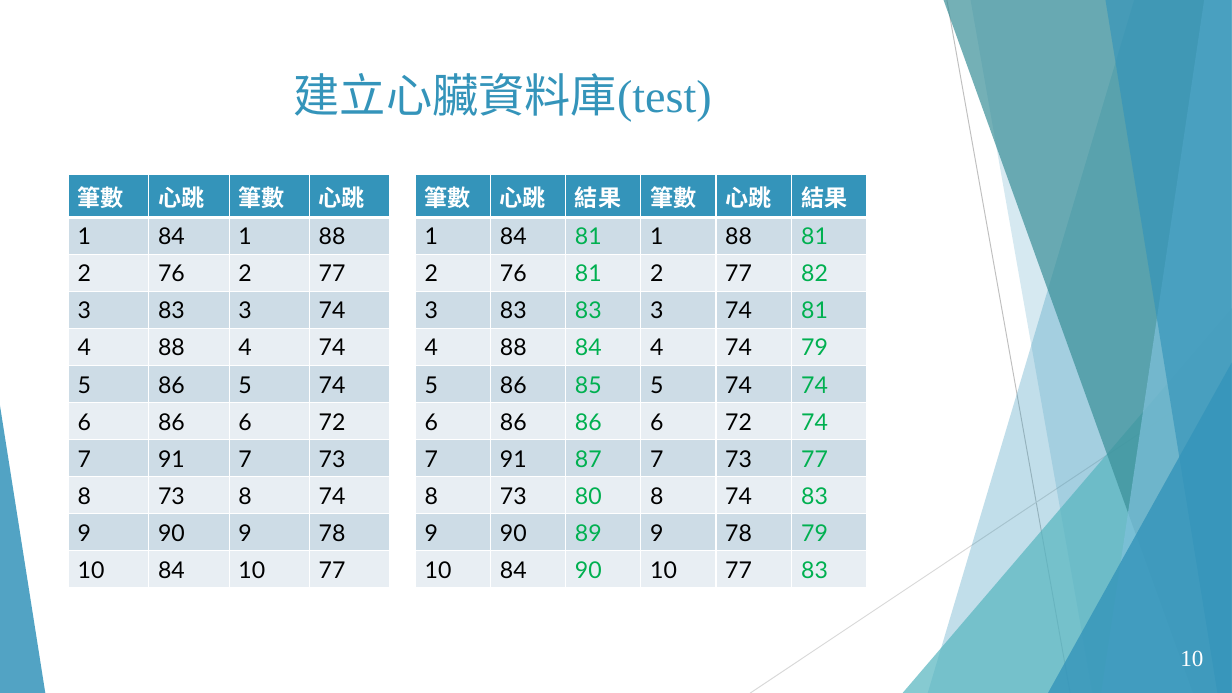
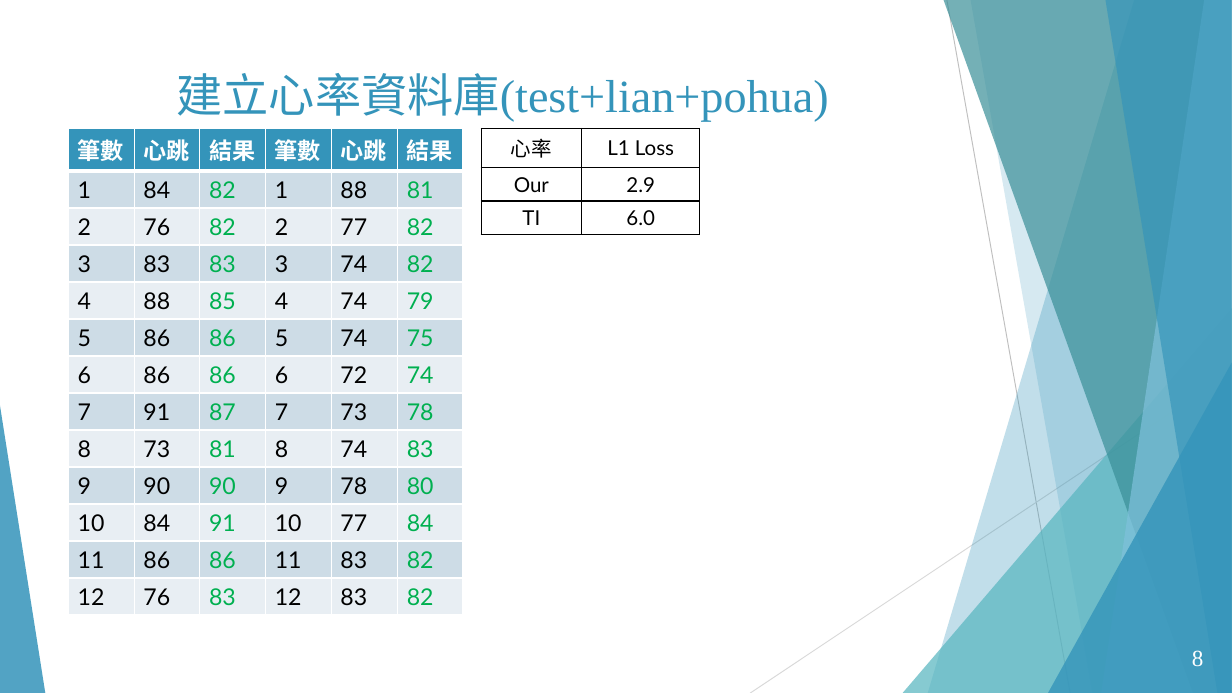
Before and after one commit to ananzeng/mmwave_vsd, a slide deck: slide 8 of 資料庫分析.pptx (slide 10 before the commit). Drawn at 1232x693 pixels with LibreOffice and Linux fonts; fonts in the diff are those of the drawing; background and template pictures are left out. Boxes give left, top, right and bottom in pixels: in the first picture for what was removed or moved away, otherwise in the second. Text is boxed around its words. In the diff, an @@ line names an element or a change of style, - is before the commit and + after.

```diff
--- a/資料庫分析.pptx
+++ b/資料庫分析.pptx
@@ title at [176, 73, 828, 122]: text changed @@
-建立心臟資料庫(test)
+建立心率資料庫(test+lian+pohua)
@@ table at [68, 128, 462, 610] @@
-row 2, column 3: 81
+row 2, column 3: 82
-row 3, column 3: 81
+row 3, column 3: 82
-row 4, column 6: 81
+row 4, column 6: 82
-row 5, column 3: 84
+row 5, column 3: 85
-row 6, column 3: 85
+row 6, column 3: 86
-row 6, column 6: 74
+row 6, column 6: 75
-row 8: 7 | 91 | 87 | 7 | 73 | 77
-row 9: 8 | 73 | 80 | 8 | 74 | 83
-row 10: 9 | 90 | 89 | 9 | 78 | 79
-row 11: 10 | 84 | 90 | 10 | 77 | 83
+row 8: 7 | 91 | 87 | 7 | 73 | 78
+row 9: 8 | 73 | 81 | 8 | 74 | 83
+row 10: 9 | 90 | 90 | 9 | 78 | 80
+row 11: 10 | 84 | 91 | 10 | 77 | 84
+row 12: 11 | 86 | 86 | 11 | 83 | 82
+row 13: 12 | 76 | 83 | 12 | 83 | 82
@@ table: place and size @@
-table at [416, 175, 865, 583]
+table at [68, 128, 462, 610]
@@ table added at [482, 128, 701, 230], 3 rows, 2 columns @@
+心率 | L1 Loss
+Our | 2.9
+TI | 6.0
@@ table removed at [68, 175, 390, 583], 11 rows, 4 columns @@
-筆數 | 心跳 | 筆數 | 心跳
-1 | 84 | 1 | 88
-2 | 76 | 2 | 77
-3 | 83 | 3 | 74
-4 | 88 | 4 | 74
-5 | 86 | 5 | 74
-6 | 86 | 6 | 72
-7 | 91 | 7 | 73
-8 | 73 | 8 | 74
-9 | 90 | 9 | 78
-10 | 84 | 10 | 77
@@ page number at [1192, 650, 1204, 666]: text changed @@
-10
+8
@@ page number at [1197, 651, 1204, 664]: text changed @@
-10
+8
```
Also in this commit, not shown: 10 other slides changed, 3 slides removed, 4 other files.
